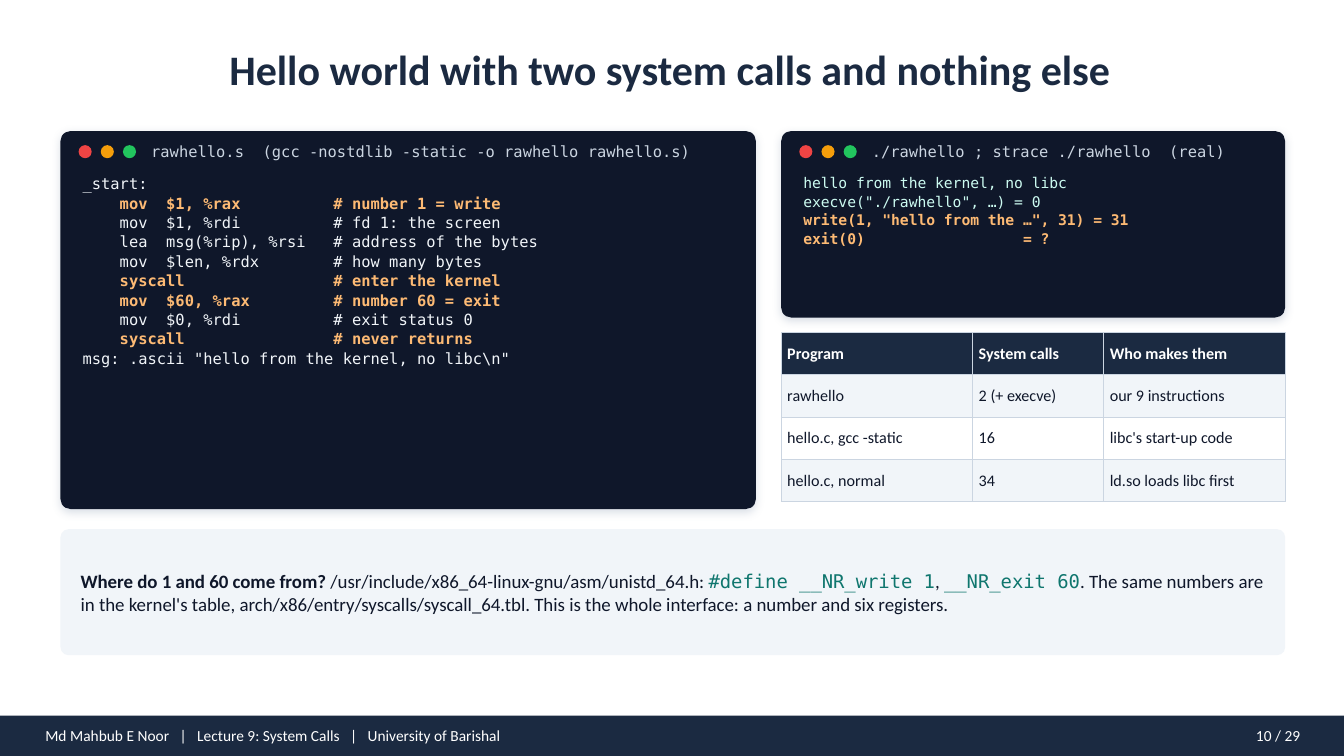
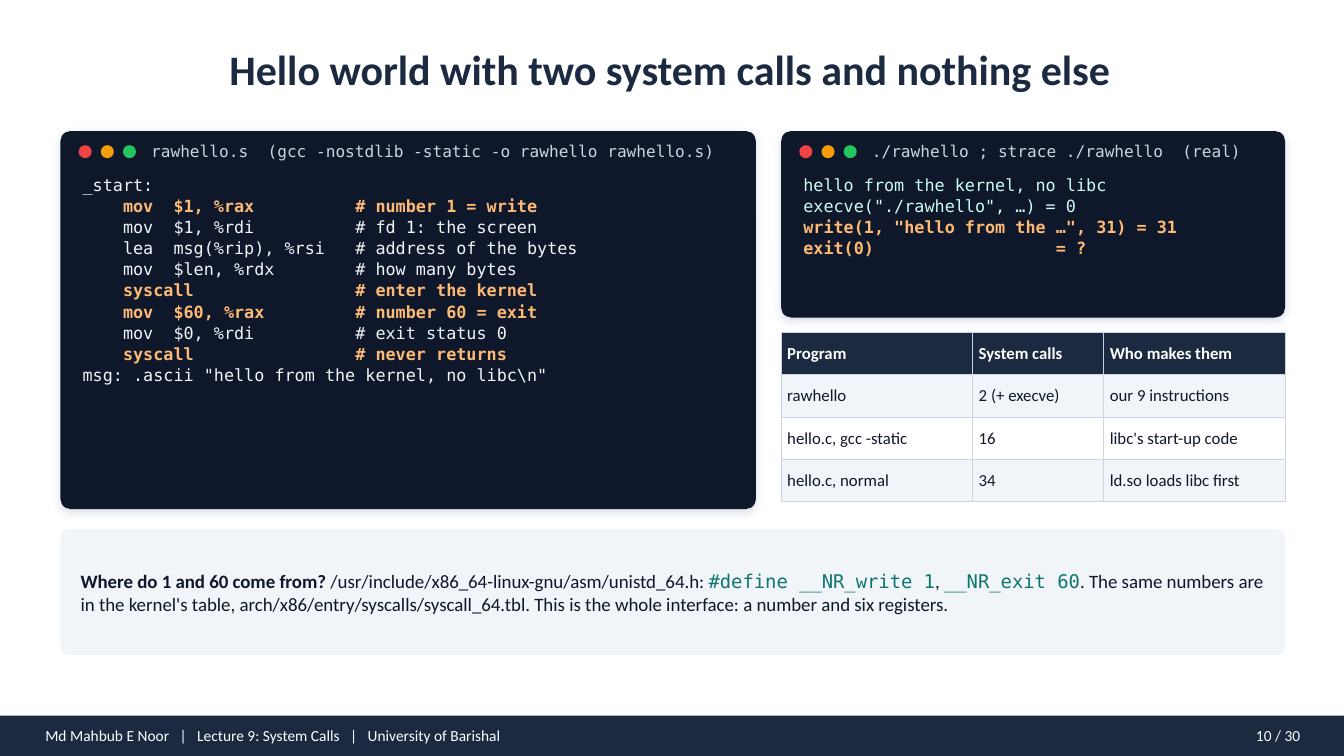
Before and after one commit to mahbubnoor/Introduction-to-system-programming, a slide deck: slide 10 of decks/lecture_09.pptx. Drawn at 1344x756 pixels with LibreOffice and Linux fonts; fonts in the diff are those of the drawing. Boxes give left, top, right and bottom in pixels: in the first picture for what was removed or moved away, otherwise in the second. Text is boxed around its words. In the diff, an @@ line names an element or a change of style, - is before the commit and + after.

```diff
--- a/decks/lecture_09.pptx
+++ b/decks/lecture_09.pptx
@@ text "rawhello.s (gcc -nostdlib -static -o ..." at (151,144,714,161): size 11 to 11.5 pt @@
@@ text "./rawhello ; strace ./rawhello (real)" at (872,144,1240,159): size 11 to 11.5 pt @@
@@ text "_start:" at (83,179,577,385): size 11 to 12 pt @@
@@ text "hello from the kernel, no ..." at (803,178,1177,257): size 10.5 to 12 pt @@
@@ table at (781,333,1286,492) @@
@@ size 11.5 to 12 pt @@
@@ text at (1256,731,1301,741): text changed @@
-10 / 29
+10 / 30
```
Also in this commit, not shown: 28 other slides changed, 1 slide added, 25 other files.
